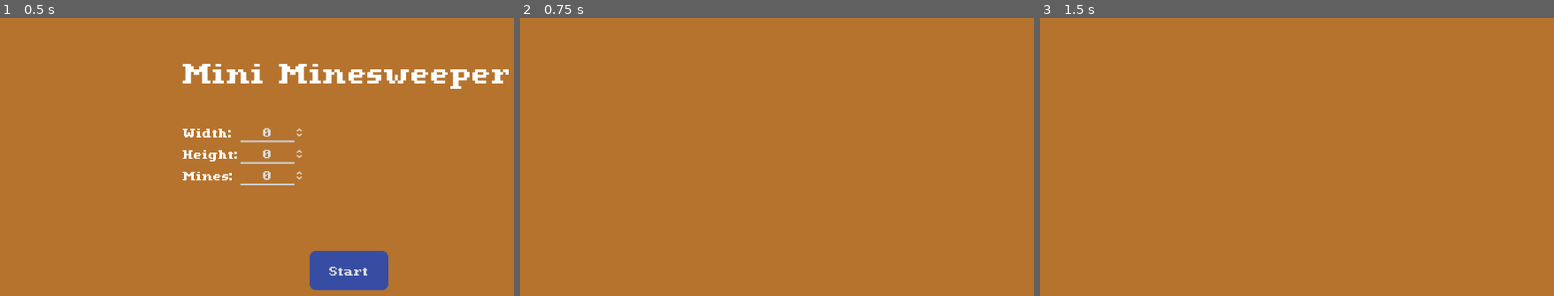
Above: before the commit, frames 1-3 (left to right).
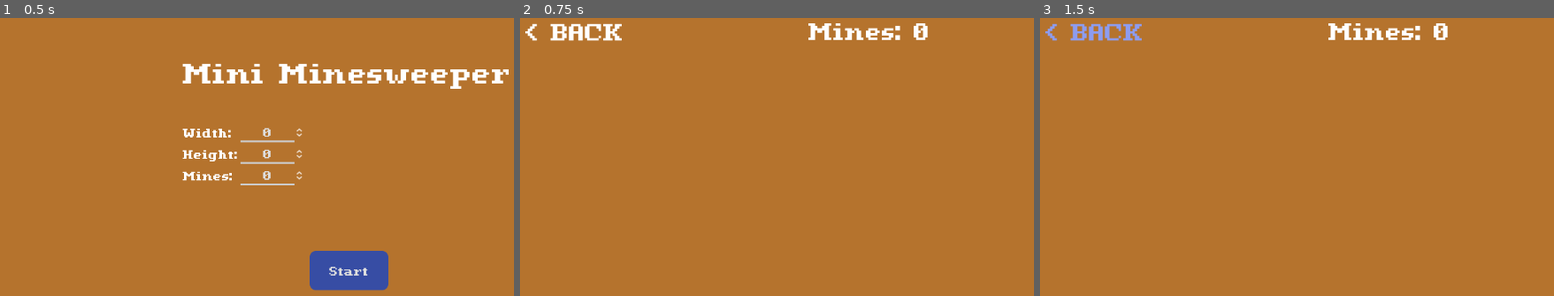
Above: after the commit, the same moments.

Repository: PgBiel/godot-mini-minesweeper
Game: Godot game, scene res://scenes/main.tscn
Two runs of this game, one before a commit and one after it. Both use one fixed random seed, a clock stepped at 60 frames per second and the inputs below.
Inputs (mouse positions are in pixels of both pictures, inside the frame that each line leads up to):
- Up to frame 1 (0.5 s): no input
- Up to frame 2 (0.75 s): click "Start" at 0.5 s
- Up to frame 3 (1.5 s): click (1096, 31) at 1.25 s, where only the run after the commit has a clickable "< BACK"

Frame 1 is identical in both runs. In frame 2, 1.4% of the frame differs, in the area x 1-80%, y 1-9%; in frame 3, 1.4%.

Commit message:
main scene: add ingame HUD, display amount of mines

Diff:
--- a/godot/scenes/main.tscn
+++ b/godot/scenes/main.tscn
@@ -1,7 +1,8 @@
-[gd_scene load_steps=4 format=3 uid="uid://yg70wasq4js6"]
+[gd_scene load_steps=5 format=3 uid="uid://yg70wasq4js6"]
 
 [ext_resource type="Script" path="res://scripts/main.gd" id="1_0r2jf"]
 [ext_resource type="PackedScene" uid="uid://bjob57vcphlia" path="res://scenes/start_menu_hud.tscn" id="1_420cq"]
+[ext_resource type="PackedScene" uid="uid://c6vkacqi2ivse" path="res://scenes/ingame_hud.tscn" id="3_6b23r"]
 [ext_resource type="PackedScene" uid="uid://bnysucu1wb1lp" path="res://scenes/tile_map.tscn" id="3_xyn3p"]
 
 [node name="Main" type="Node"]
@@ -16,6 +17,9 @@
 color = Color(0.709804, 0.45098, 0.176471, 1)
 
 [node name="StartMenuHUD" parent="." instance=ExtResource("1_420cq")]
+
+[node name="IngameHUD" parent="." instance=ExtResource("3_6b23r")]
+visible = false
 
 [node name="TileMapContainer" type="CenterContainer" parent="."]
 anchors_preset = 15
--- a/godot/scripts/main.gd
+++ b/godot/scripts/main.gd
@@ -7,6 +7,9 @@
 	var width: int = $StartMenuHUD.user_width
 	var height: int = $StartMenuHUD.user_height
 	var mines: int = $StartMenuHUD.user_mines
+	$IngameHUD.set_mine_count(mines)
+	$IngameHUD.show()
+
 	tile_map.init_board(width, height, mines)
 	$TileMapContainer.show()
 	print("starting game")
